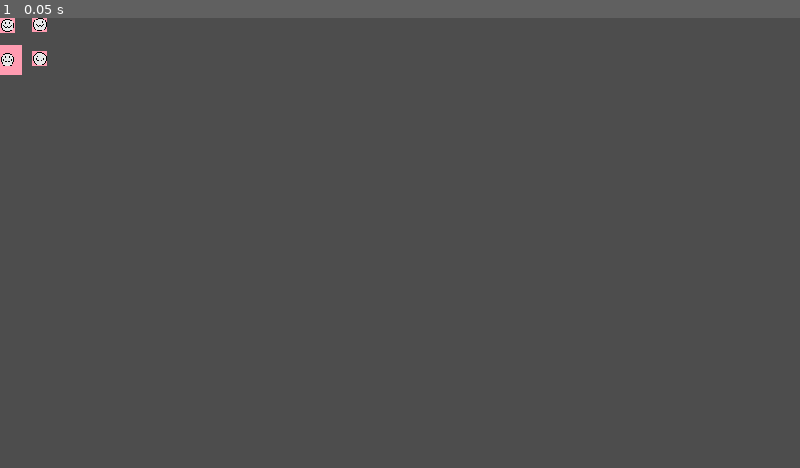
Above: before the commit, frame 1.
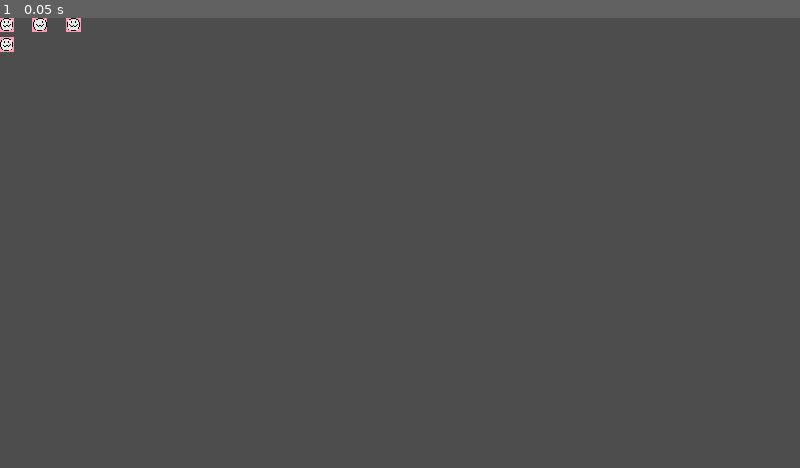
Above: after the commit, the same moment.

Repository: EnzoShoes/problematic-trolley
Game: Godot game, scene res://Scenes/In Game-UI/Shaders/Shader_sandbox.tscn
Two runs of this game, one before a commit and one after it. Both use one fixed random seed, a clock stepped at 60 frames per second and the inputs below. This scene is started directly instead of the project's main scene.
Inputs:
- Up to frame 1 (0.05 s): no input

The runs differ from the first frame. In frame 1, 0.4% of the frame differs, in the area x 0-11%, y 0-13%.
Error in both runs: Attempt to call function 'update_progress_bar' in base 'null instance' on a null instance. (res://Scripts/score_manager.gd:30)

Commit message:
feat: a shader that can displace stripes of it's texture

Diff:
--- a/test/Scenes/In Game-UI/Shaders/Shader_sandbox.tscn
+++ b/test/Scenes/In Game-UI/Shaders/Shader_sandbox.tscn
@@ -1,17 +1,23 @@
-[gd_scene load_steps=9 format=3 uid="uid://bdry7d0kklssj"]
+[gd_scene load_steps=11 format=3 uid="uid://bdry7d0kklssj"]
 
 [ext_resource type="Shader" path="res://resources/Shaders/Chaning one color shader.gdshader" id="1_0ln3j"]
 [ext_resource type="Shader" path="res://resources/Shaders/displacing texture.gdshader" id="1_xtf6c"]
 [ext_resource type="Texture2D" uid="uid://dge807315sguj" path="res://Assets/icon.png" id="2_bkr4s"]
+[ext_resource type="Shader" path="res://resources/Shaders/bug shader.gdshader" id="3_8xtrk"]
 
 [sub_resource type="ShaderMaterial" id="ShaderMaterial_gt45s"]
 shader = ExtResource("1_0ln3j")
-shader_parameter/new_color = Color(0.887601, 0.470456, 0.436079, 1)
+shader_parameter/new_color = Color(0.46753, 0.68191, 0.300362, 1)
 shader_parameter/old_color = Color(1, 0.611765, 0.694118, 1)
+
+[sub_resource type="ShaderMaterial" id="ShaderMaterial_sc5oj"]
+shader = ExtResource("3_8xtrk")
+shader_parameter/Stripe_Size = 6.0
+shader_parameter/Displacement = 7.4506e-09
 
 [sub_resource type="ShaderMaterial" id="ShaderMaterial_hho07"]
 shader = ExtResource("1_xtf6c")
-shader_parameter/margin = 2.0
+shader_parameter/margin = 1.0
 
 [sub_resource type="Gradient" id="Gradient_q417m"]
 
@@ -30,10 +36,11 @@
 
 [node name="Icon" type="Sprite2D" parent="Group 1"]
 material = SubResource("ShaderMaterial_gt45s")
-position = Vector2(9, 9)
+position = Vector2(8, 8)
 texture = ExtResource("2_bkr4s")
 
 [node name="Icon2" type="Sprite2D" parent="Group 1"]
+material = SubResource("ShaderMaterial_sc5oj")
 position = Vector2(48, 8)
 texture = ExtResource("2_bkr4s")
 
@@ -41,11 +48,11 @@
 
 [node name="Icon3" type="Sprite2D" parent="Node2D"]
 material = SubResource("ShaderMaterial_hho07")
-position = Vector2(9, 50)
+position = Vector2(8, 32)
 texture = ExtResource("2_bkr4s")
 
 [node name="Icon4" type="Sprite2D" parent="Node2D"]
-position = Vector2(48, 49)
+position = Vector2(88, 8)
 texture = ExtResource("2_bkr4s")
 
 [node name="Sprite2D" type="Sprite2D" parent="."]
--- a/test/resources/Shaders/Scene_Transition.gdshader
+++ /dev/null
@@ -1,20 +0,0 @@
-shader_type canvas_item;
-
-uniform sampler2D SCREEN_TEXTURE : hint_screen_texture, filter_linear_mipmap;
-
-
-void
- vertex() {
-
-	// Called for every vertex the material is visible on.
-}
-
-void fragment() {
-	vec4 screen_as_texture = texture(SCREEN_TEXTURE, SCREEN_UV);
-	COLOR = screen_as_texture;
-}
-
-//void light() {
-	// Called for every pixel for every light affecting the material.
-	// Uncomment to replace the default light processing function with this one.
-//}
--- /dev/null
+++ b/test/resources/Shaders/bug shader.gdshader
@@ -0,0 +1,25 @@
+shader_type canvas_item;
+
+uniform sampler2D SCREEN_TEXTURE : hint_screen_texture, filter_linear_mipmap;
+uniform float Stripe_Size : hint_range(0.0, 10.0, 0.1);
+uniform float Displacement : hint_range(-0.5, 0.5, 0.1);
+
+void vertex() {
+	// Called for every vertex the material is visible on.
+}
+
+void fragment() {
+	vec4 transparant = vec4(0.0,0.0,0.0,0.0);
+	// Isolate stripes of texture. The argument of the condition is the expression that defines that
+	// the stripes are going to be affected. When the conditions are met, the next line displaces those
+	// fragments.
+	if (int(UV.y*Stripe_Size)%2 == 0) {
+		COLOR = texture(TEXTURE, (UV-vec2(Displacement,0.0)));
+	}
+
+}
+
+//void light() {
+	// Called for every pixel for every light affecting the material.
+	// Uncomment to replace the default light processing function with this one.
+//}
--- a/test/resources/Shaders/displacing texture.gdshader
+++ b/test/resources/Shaders/displacing texture.gdshader
@@ -24,7 +24,7 @@
 	vec2 scale_vector = vec2(margin);
 	vec2 scaled = (UV * scale_vector) - direction;
 	//Output
-
+	vec4 mescouilles = COLOR;
 
 	COLOR = texture(TEXTURE, scaled);
 }
